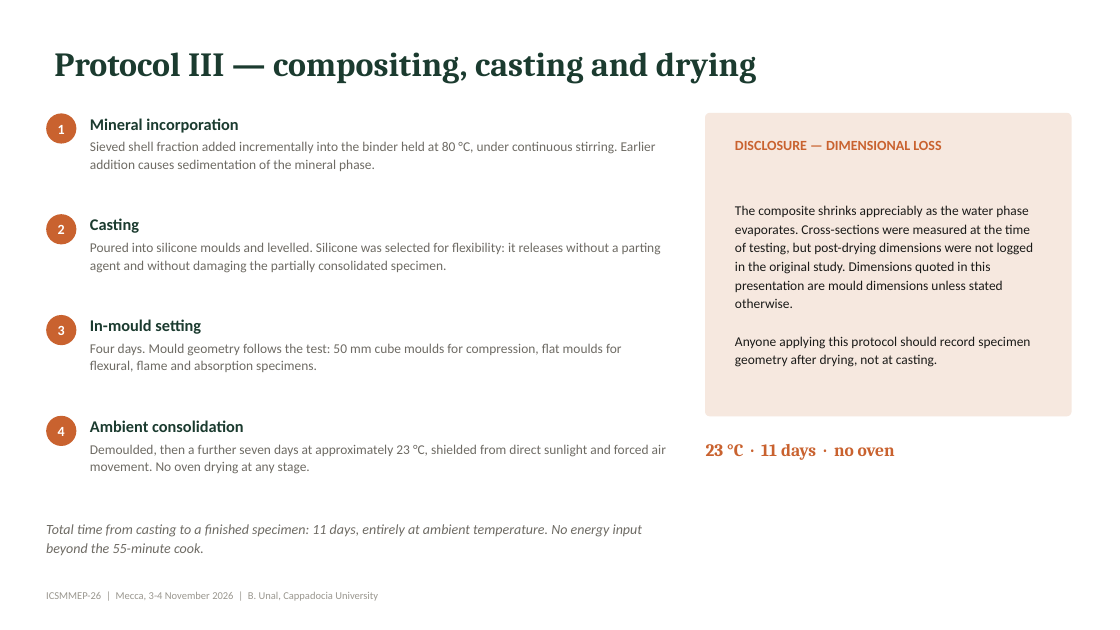
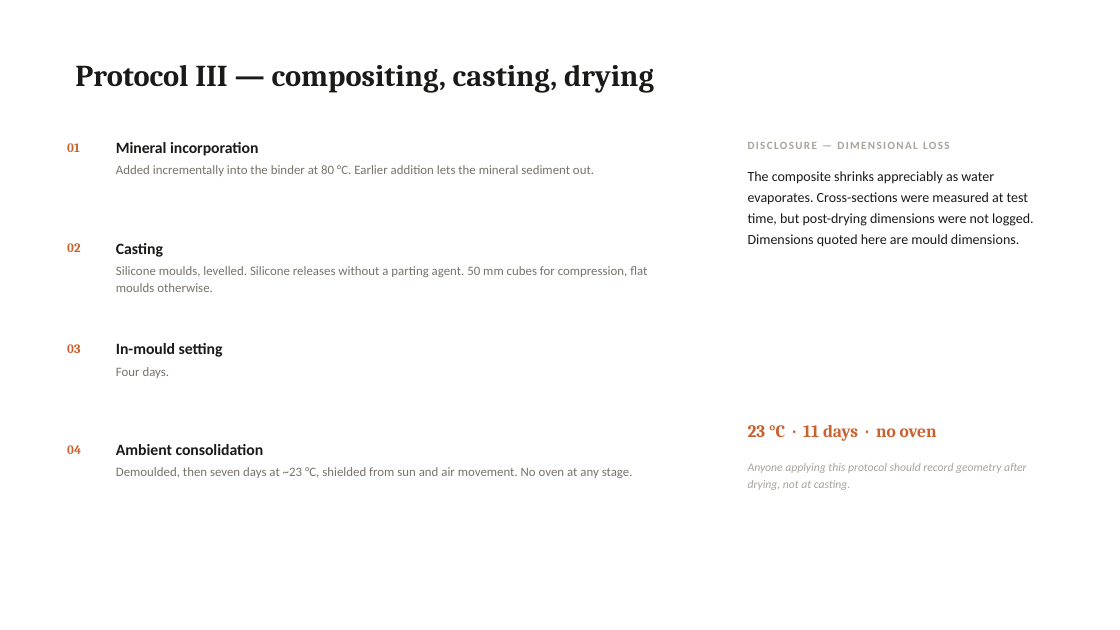
Before and after one commit to bunal91/sanat-ve-mekan, a slide deck: slide 9 of konferans-bildirisi/06-sunum/ICSMMEP26_Presentation_Unal.pptx. Drawn at 1120x630 pixels with LibreOffice and Linux fonts; fonts in the diff are those of the drawing. Boxes give left, top, right and bottom in pixels: in the first picture for what was removed or moved away, otherwise in the second. Text is boxed around its words. In the diff, an @@ line names an element or a change of style, - is before the commit and + after.

```diff
--- a/konferans-bildirisi/06-sunum/ICSMMEP26_Presentation_Unal.pptx
+++ b/konferans-bildirisi/06-sunum/ICSMMEP26_Presentation_Unal.pptx
@@ title at [75, 65, 654, 92]: text changed; size 29 to 26 pt; text colour #1B3B2F to #1A1A18 @@
-Protocol III — compositing, casting and drying
+Protocol III — compositing, casting, drying
@@ ellipse removed at [46, 113, 76, 144] @@
@@ rounded rectangle removed at [706, 113, 1071, 416] @@
@@ text removed at [58, 125, 65, 134] @@
-1
@@ text added at [67, 143, 80, 152], 11 pt, text #C9622F, bold @@
+01
@@ text "Mineral incorporation": place and size @@
-text "Mineral incorporation" at [90, 118, 238, 133]
+text "Mineral incorporation" at [116, 142, 258, 156]
@@ text "DISCLOSURE — DIMENSIONAL LOSS": place and size @@
-text "DISCLOSURE — DIMENSIONAL LOSS" at [735, 141, 941, 150]
+text "DISCLOSURE — DIMENSIONAL LOSS" at [748, 142, 950, 149]
@@ text "DISCLOSURE — DIMENSIONAL LOSS" at [748, 142, 950, 149]: size 12 to 9.5 pt, text colour #C9622F to #A8A49B, letter spacing 0 to 1.2 pt @@
@@ text at [116, 165, 594, 176]: text changed; size 11.5 to 11 pt; text colour #6E6B64 to #77736B @@
-Sieved shell fraction added incrementally into the binder held at 80 °C, under continuous stirring. Earlier addition causes sedimentation of the mineral phase.
+Added incrementally into the binder at 80 °C. Earlier addition lets the mineral sediment out.
@@ text at [748, 171, 1034, 247]: text changed; size 11.5 to 12 pt @@
-The composite shrinks appreciably as the water phase evaporates. Cross-sections were measured at the time of testing, but post-drying dimensions were not logged in the original study. Dimensions quoted in this presentation are mould dimensions unless stated otherwise.
-Anyone applying this protocol should record specimen geometry after drying, not at casting.
+The composite shrinks appreciably as water evaporates. Cross-sections were measured at test time, but post-drying dimensions were not logged. Dimensions quoted here are mould dimensions.
@@ text "The composite shrinks appreciably as ..." at [748, 171, 1034, 247]: vertical alignment middle to top @@
@@ ellipse removed at [46, 214, 76, 245] @@
@@ text removed at [58, 225, 65, 234] @@
-2
@@ text "Casting": place and size @@
-text "Casting" at [90, 218, 139, 233]
+text "Casting" at [116, 243, 163, 257]
@@ text added at [67, 243, 80, 252], 11 pt, text #C9622F, bold @@
+02
@@ text at [116, 266, 647, 292]: text changed; size 11.5 to 11 pt; text colour #6E6B64 to #77736B @@
-Poured into silicone moulds and levelled. Silicone was selected for flexibility: it releases without a parting agent and without damaging the partially consolidated specimen.
+Silicone moulds, levelled. Silicone releases without a parting agent. 50 mm cubes for compression, flat moulds otherwise.
@@ ellipse removed at [46, 315, 76, 345] @@
@@ text removed at [58, 326, 65, 335] @@
-3
@@ text added at [67, 344, 80, 353], 11 pt, text #C9622F, bold @@
+03
@@ text removed at [90, 343, 622, 372] @@
-Four days. Mould geometry follows the test: 50 mm cube moulds for compression, flat moulds for flexural, flame and absorption specimens.
@@ size 14 to 13.5 pt, text colour #1B3B2F to #1A1A18 in 4 elements at [116, 142, 258, 156], [116, 243, 163, 257], [116, 444, 264, 455], [116, 343, 223, 357] @@
@@ text "In-mould setting": place and size @@
-text "In-mould setting" at [90, 319, 201, 334]
+text "In-mould setting" at [116, 343, 223, 357]
@@ text added at [116, 367, 170, 378], 11 pt, text #77736B @@
+Four days.
@@ ellipse removed at [46, 416, 76, 446] @@
@@ text "23 °C · 11 days ...": place and size @@
-text "23 °C · 11 days ..." at [706, 444, 895, 460]
+text "23 °C · 11 days ..." at [748, 425, 937, 441]
@@ text removed at [58, 427, 65, 436] @@
-4
@@ text added at [67, 445, 81, 454], 11 pt, text #C9622F, bold @@
+04
@@ text "Ambient consolidation": place and size @@
-text "Ambient consolidation" at [90, 420, 244, 432]
+text "Ambient consolidation" at [116, 444, 264, 455]
@@ text at [116, 467, 633, 478]: text changed; size 11.5 to 11 pt; text colour #6E6B64 to #77736B @@
-Demoulded, then a further seven days at approximately 23 °C, shielded from direct sunlight and forced air movement. No oven drying at any stage.
+Demoulded, then seven days at ~23 °C, shielded from sun and air movement. No oven at any stage.
@@ text added at [748, 463, 1027, 490], 10 pt, text #A8A49B, italic @@
+Anyone applying this protocol should record geometry after drying, not at casting.
@@ text removed at [46, 524, 642, 555] @@
-Total time from casting to a finished specimen: 11 days, entirely at ambient temperature. No energy input beyond the 55-minute cook.
@@ text removed at [46, 592, 378, 601] @@
-ICSMMEP-26 | Mecca, 3-4 November 2026 | B. Unal, Cappadocia University
```
Also in this commit, not shown: 22 other slides changed, 4 other files.
